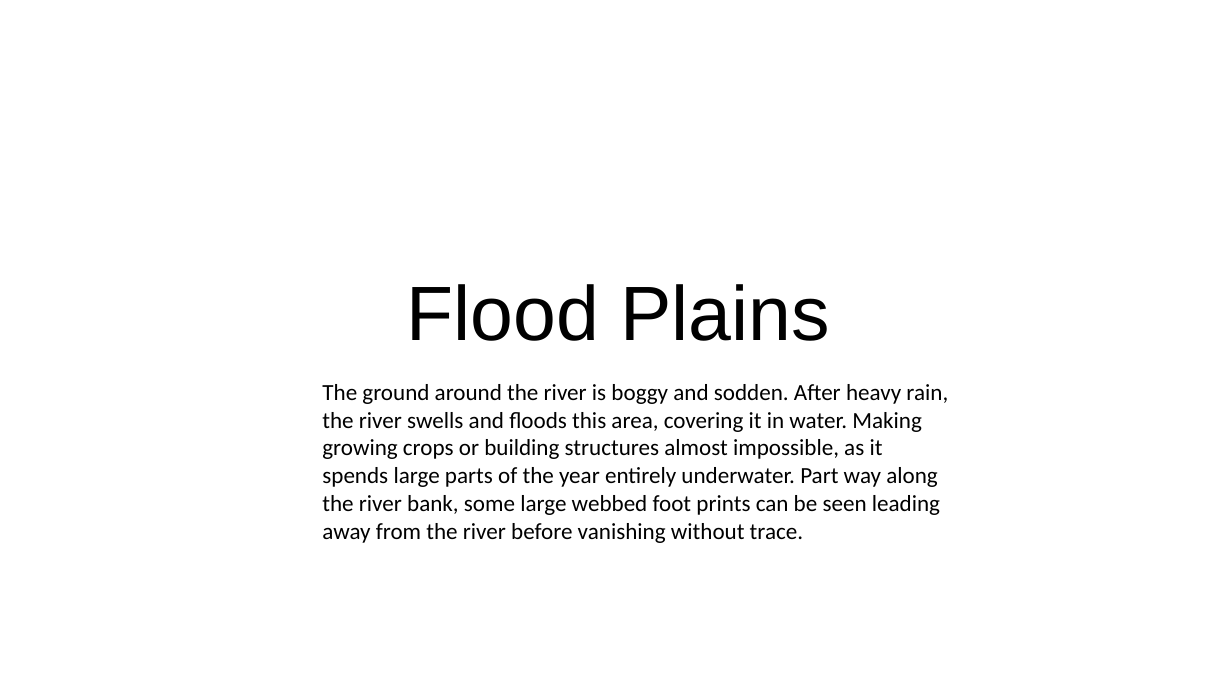
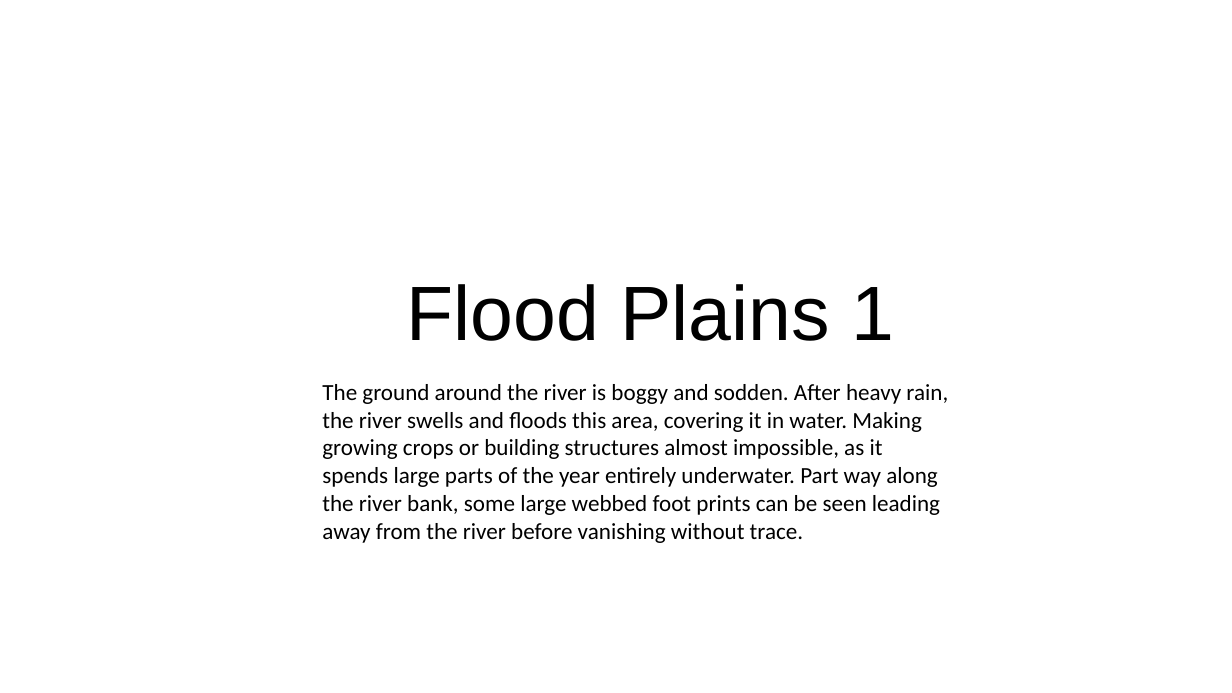
Before and after one commit to DSayers21/TextEngine, a slide deck: slide 38 of GroudLevelMap.pptx. Drawn at 1232x693 pixels with LibreOffice and Linux fonts; fonts in the diff are those of the drawing. Boxes give left, top, right and bottom in pixels: in the first picture for what was removed or moved away, otherwise in the second. Text is boxed around its words. In the diff, an @@ line names an element or a change of style, - is before the commit and + after.

```diff
--- a/GroudLevelMap.pptx
+++ b/GroudLevelMap.pptx
@@ text at bbox=[407, 284, 894, 341]: text changed @@
-Flood Plains
+Flood Plains 1
```
Also in this commit, not shown: 1 other slide changed, 4 other files.
